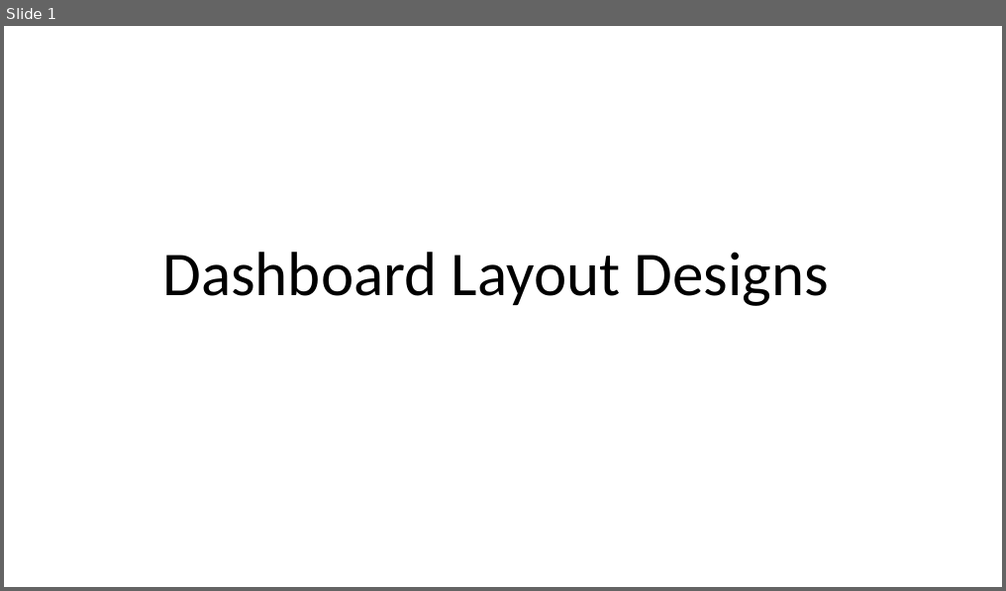
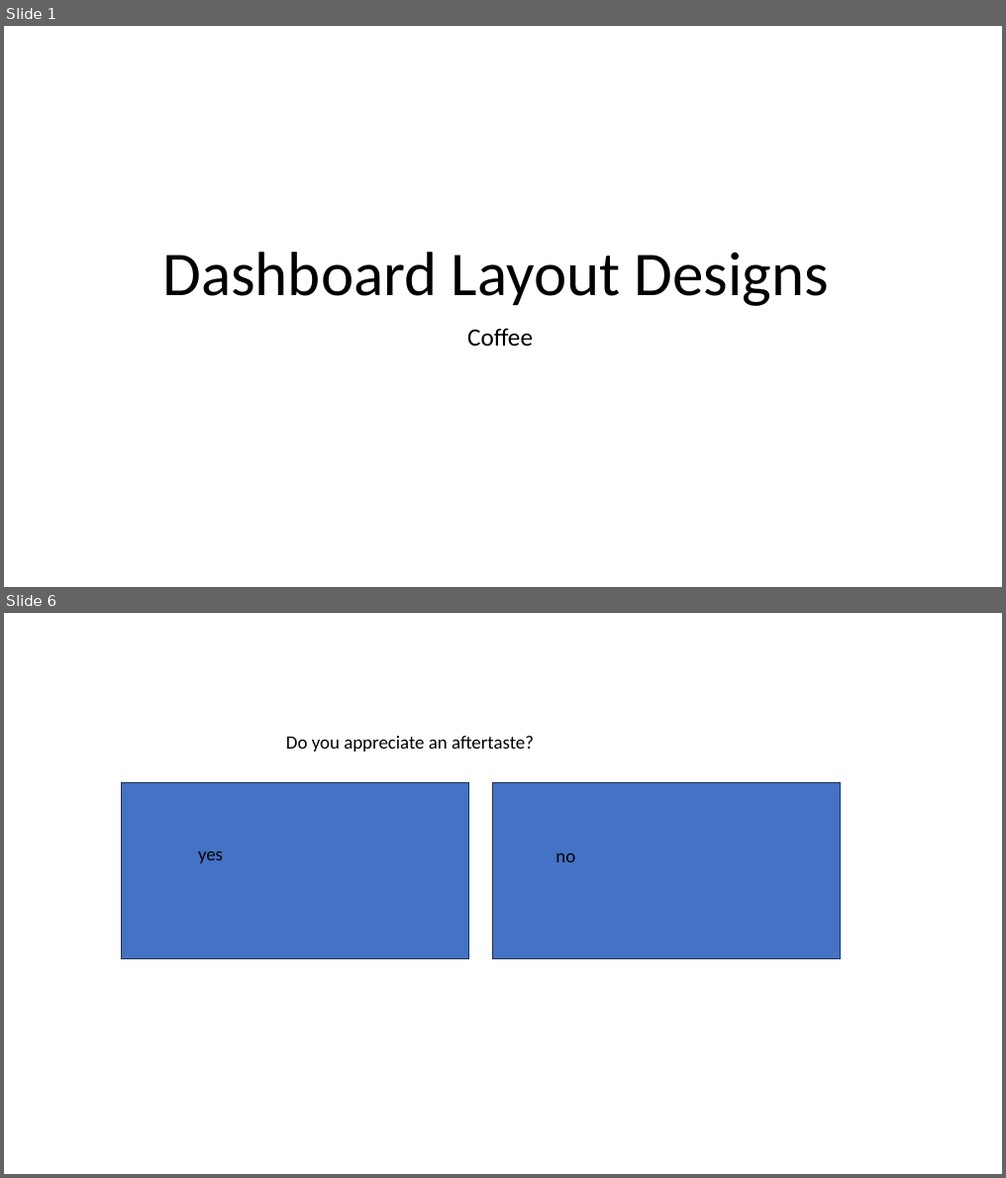
Before and after one commit to cmorrow28/Coffee-Recommender, a slide deck: Dashboard Layouts.pptx. Shown one above the other, each under a label of ours: slide 1 before the commit, slides 1 and 6 after it; the slides between them are not shown. The pictures are 1006x591 and 1006x1178 pixels, drawn with LibreOffice and Linux fonts; fonts in the diff are those of the drawing; background and template pictures are left out. Boxes give left, top, right and bottom in pixels: in the first picture for what was removed or moved away, otherwise in the second. Text is boxed around its words. In the diff, an @@ line names an element or a change of style, - is before the commit and + after.

```diff
--- a/Dashboard Layouts.pptx
+++ b/Dashboard Layouts.pptx
@@ slide 6 added at box(4, 613, 1002, 1174), background picture (left out) @@
@@ text added at box(286, 736, 534, 752), 18 pt, text #000000 @@
+Do you appreciate an aftertaste?
@@ rectangle added at box(122, 783, 469, 959), fill #4472C4, outline #1E3256 1 pt @@
@@ rectangle added at box(493, 783, 841, 959), fill #4472C4, outline #1E3256 1 pt @@
@@ text added at box(198, 852, 223, 863), 18 pt, text #000000 @@
+yes
@@ text added at box(555, 854, 575, 862), 18 pt, text #000000 @@
+no
@@ slide 1 changed as well @@
@@ subtitle added at box(467, 328, 533, 346), 24 pt, text #000000 @@
+Coffee
```
Also in this commit, not shown: 8 other slides added.
